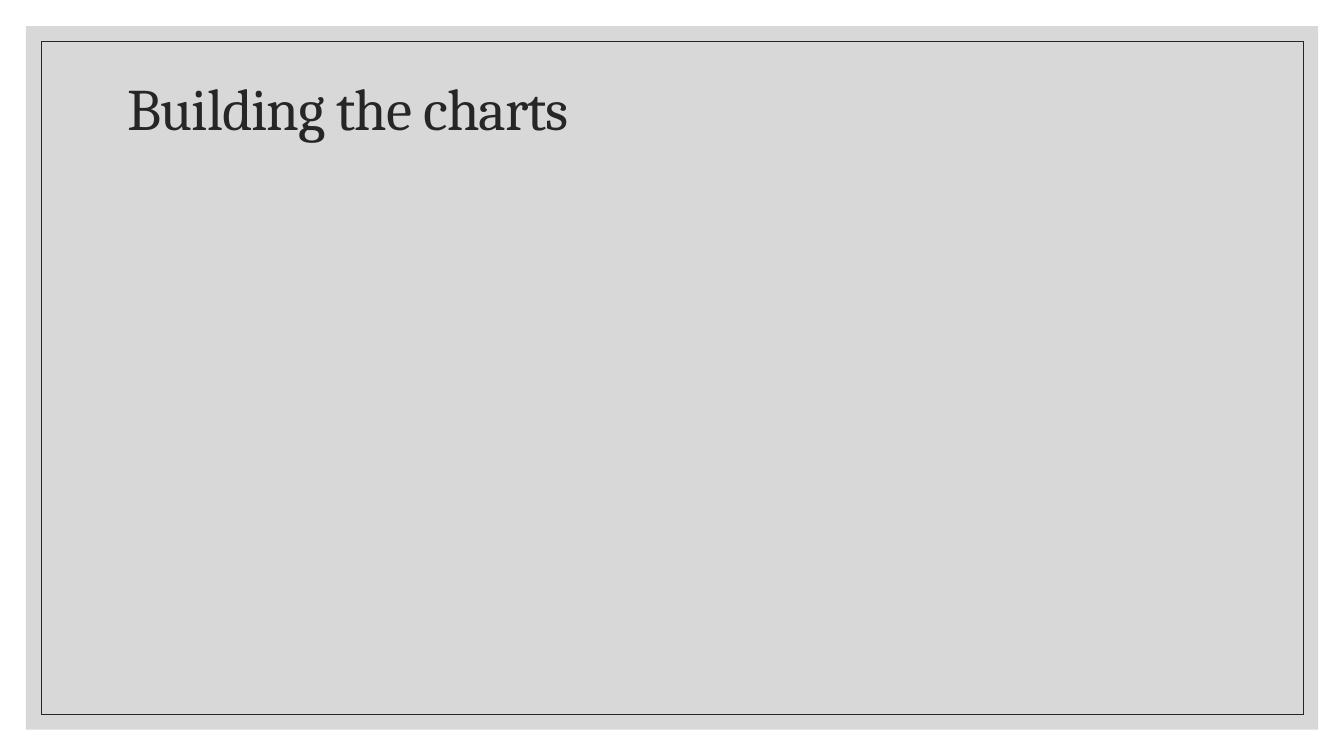
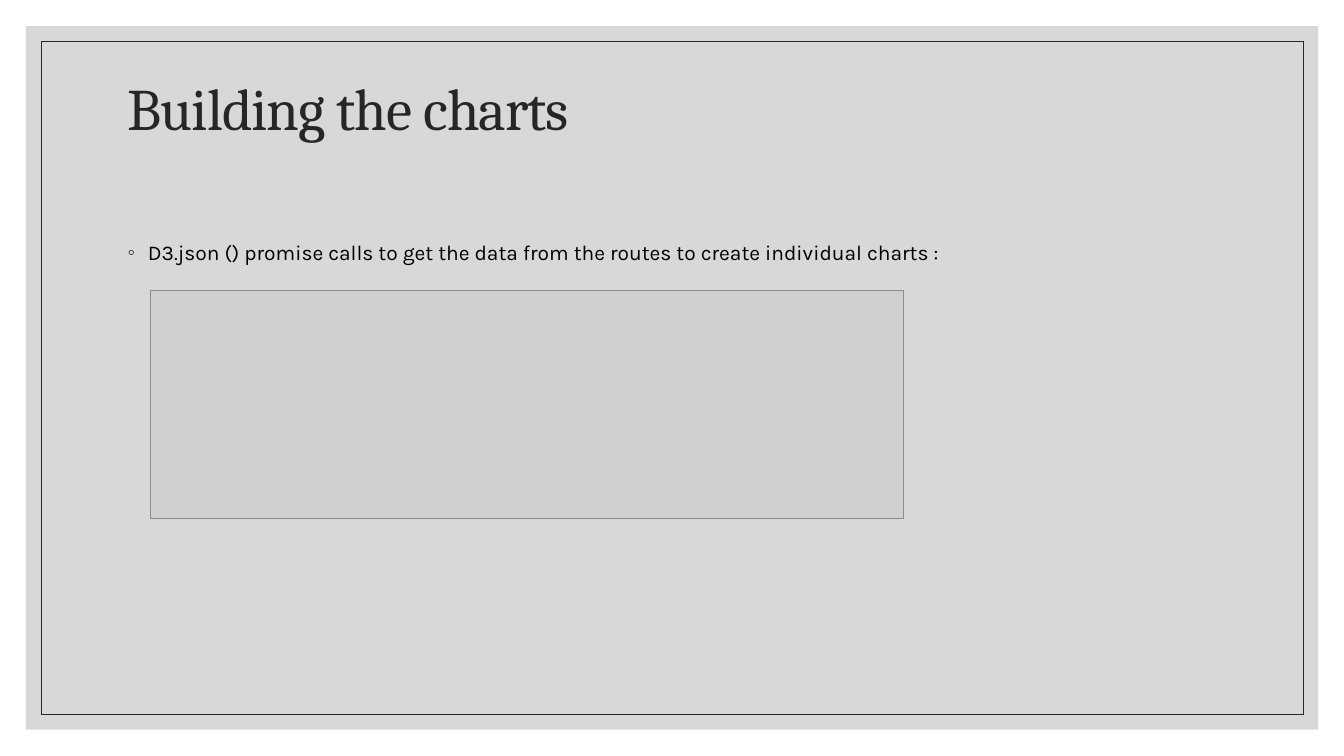
Before and after one commit to alexisperumal/covid-19, a slide deck: slide 12 of Presentation/Project 1 Presentation.pptx. Drawn at 1344x756 pixels with LibreOffice and Linux fonts; fonts in the diff are those of the drawing; grey boxes stand for pictures. Boxes give left, top, right and bottom in pixels: in the first picture for what was removed or moved away, otherwise in the second. Text is boxed around its words. In the diff, an @@ line names an element or a change of style, - is before the commit and + after.

```diff
--- a/Presentation/Project 1 Presentation.pptx
+++ b/Presentation/Project 1 Presentation.pptx
@@ text added at <box>148,245,929,265</box>, 15 pt, text #000000 @@
+◦ D3.json () promise calls to get the data from the routes to create individual charts :
@@ picture added at <box>151,290,904,518</box> @@
```
Also in this commit, not shown: 4 other slides changed.
